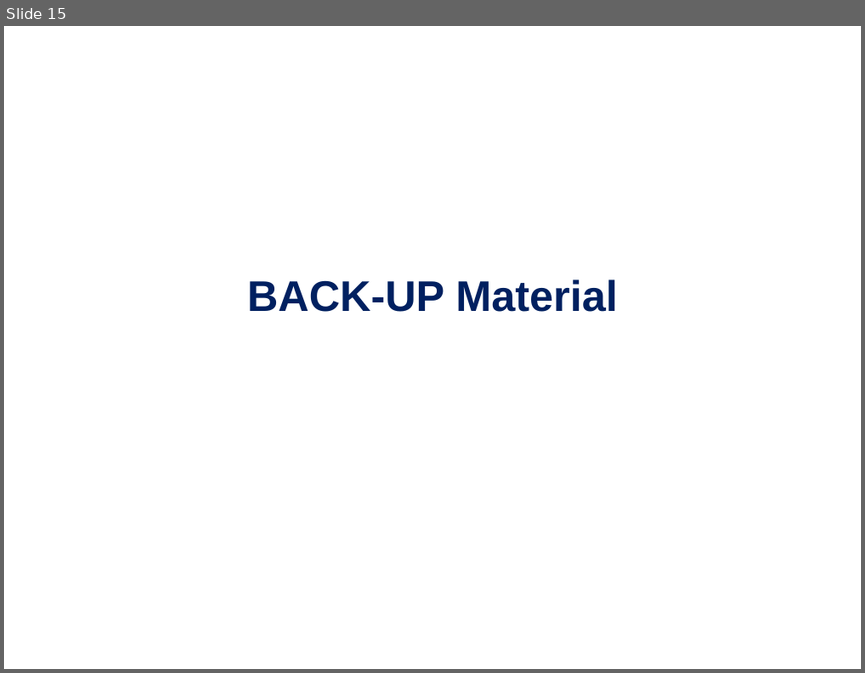
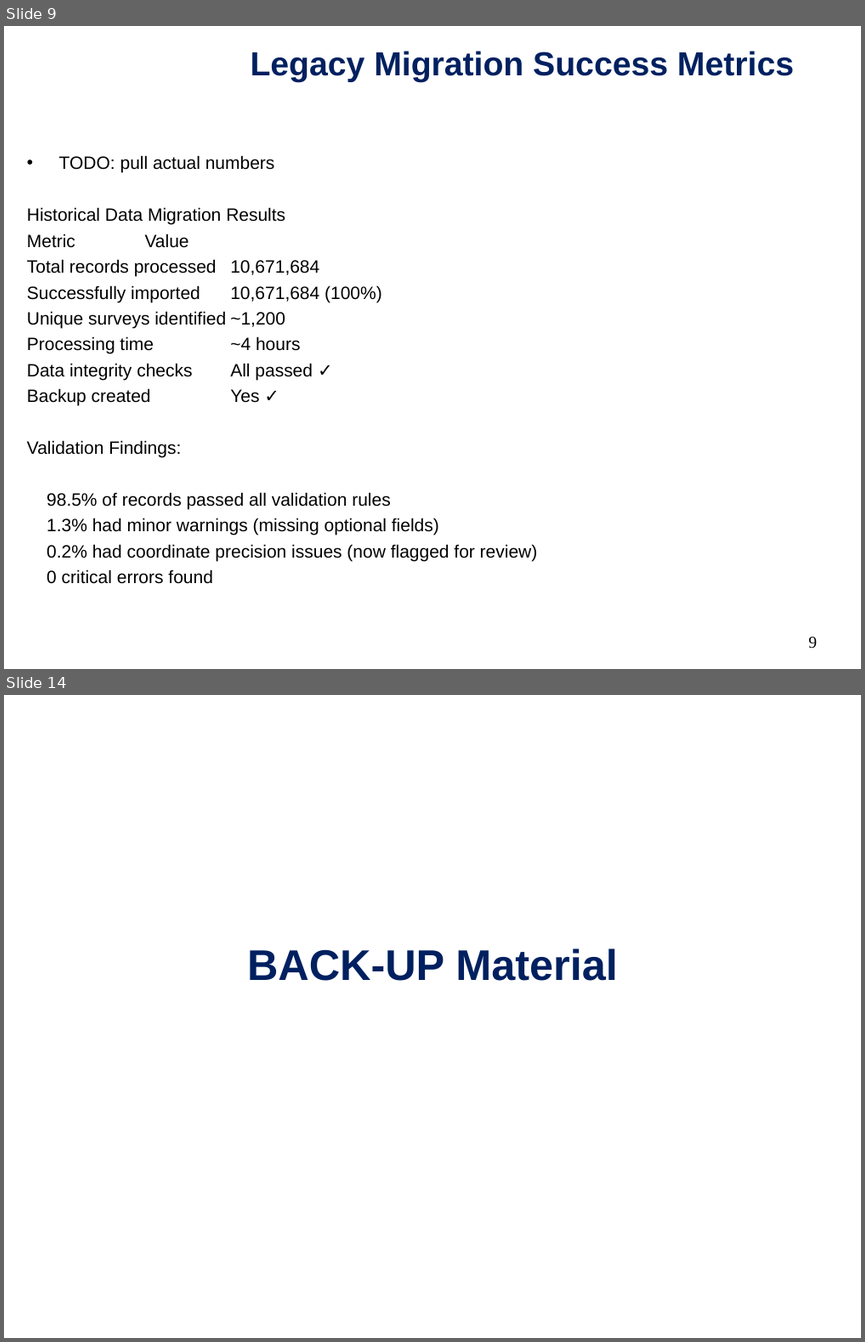
Before and after one commit to bethanylroberts/test-project, a slide deck: pub/NARWCDB-progress_report-20251112.ppt. Shown one above the other, each under a label of ours: slide 15 before the commit, slides 9 and 14 after it; the slides between them are not shown. The pictures are 865x673 and 865x1342 pixels, drawn with LibreOffice and Linux fonts; fonts in the diff are those of the drawing; background and template pictures are left out. Boxes give left, top, right and bottom in pixels: in the first picture for what was removed or moved away, otherwise in the second. Text is boxed around its words. In the diff, an @@ line names an element or a change of style, - is before the commit and + after.

```diff
--- a/pub/NARWCDB-progress_report-20251112.ppt
+++ b/pub/NARWCDB-progress_report-20251112.ppt
@@ slide 9 added at box(4, 26, 861, 669), background #FFFFFF @@
@@ title added at box(250, 51, 794, 82), 28 pt, text #002060, bold @@
+Legacy Migration Success Metrics
@@ text added at box(27, 155, 538, 584), 15 pt, text #000000 @@
+• TODO: pull actual numbers
+Historical Data Migration Results
+Metric Value
+Total records processed 10,671,684
+Successfully imported 10,671,684 (100%)
+Unique surveys identified ~1,200
+Processing time ~4 hours
+Data integrity checks All passed ✓
+Backup created Yes ✓
+Validation Findings:
+98.5% of records passed all validation rules
+1.3% had minor warnings (missing optional fields)
+0.2% had coordinate precision issues (now flagged for review)
+0 critical errors found
@@ page number added at box(808, 636, 817, 648), 14 pt, text #000000 @@
+9
@@ what was slide 15 is now slide 14 @@
```
Also in this commit, not shown: 8 slides changed, 4 other slides added, 11 slides removed, 1 other file.
